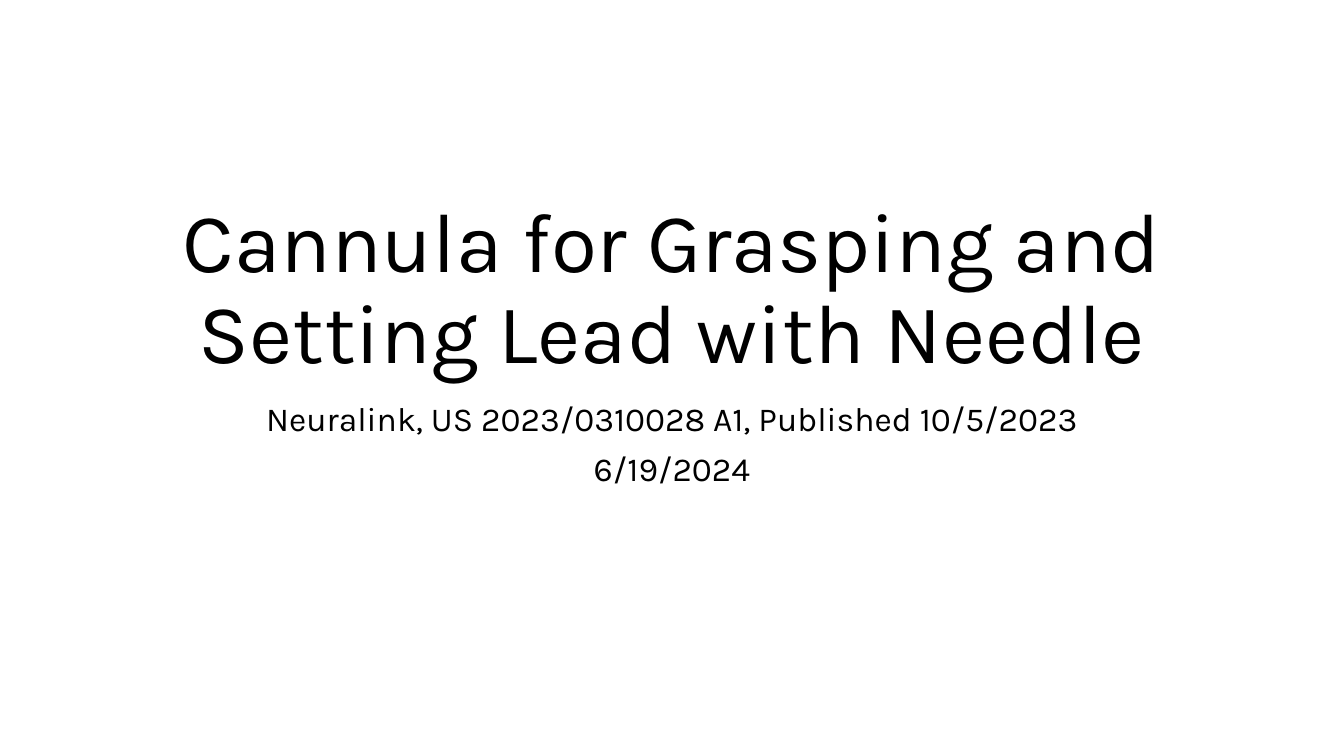
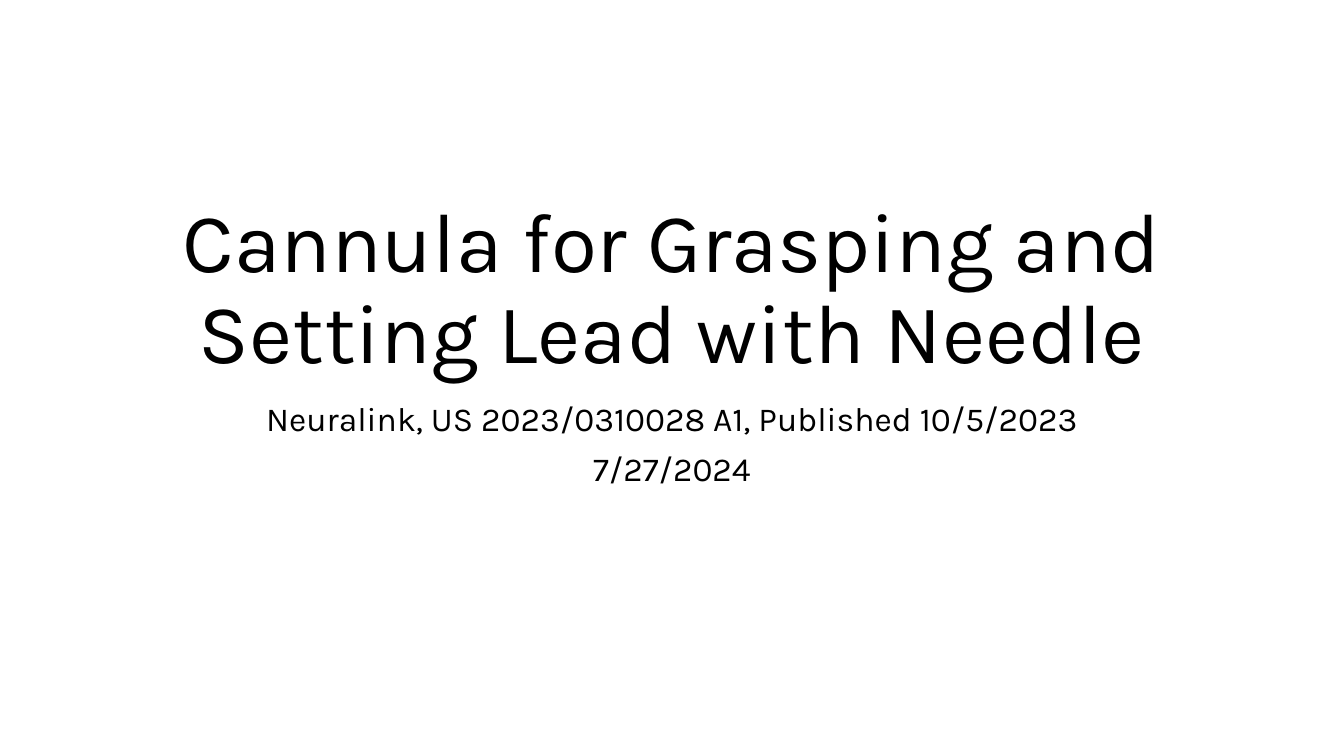
Before and after one commit to michaela10c/neuralink-patents, a slide deck: slide 1 of Cannula for Grasping and Setting Lead with Needle/Cannula for Grasping and Setting Lead with Needle.pptx. Drawn at 1344x756 pixels with LibreOffice and Linux fonts; fonts in the diff are those of the drawing. Boxes give left, top, right and bottom in pixels: in the first picture for what was removed or moved away, otherwise in the second. Text is boxed around its words. In the diff, an @@ line names an element or a change of style, - is before the commit and + after.

```diff
--- a/Cannula for Grasping and Setting Lead with Needle/Cannula for Grasping and Setting Lead with Needle.pptx
+++ b/Cannula for Grasping and Setting Lead with Needle/Cannula for Grasping and Setting Lead with Needle.pptx
@@ subtitle at [593, 456, 751, 484]: text changed @@
-6/19/2024
+7/27/2024
```
